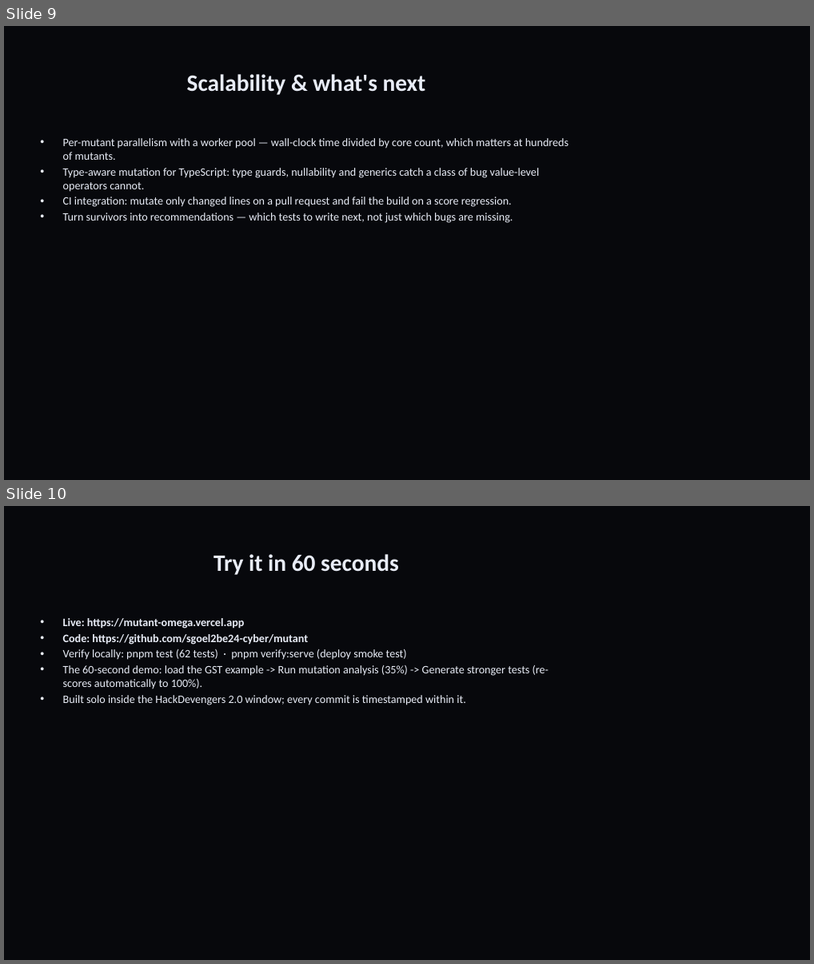
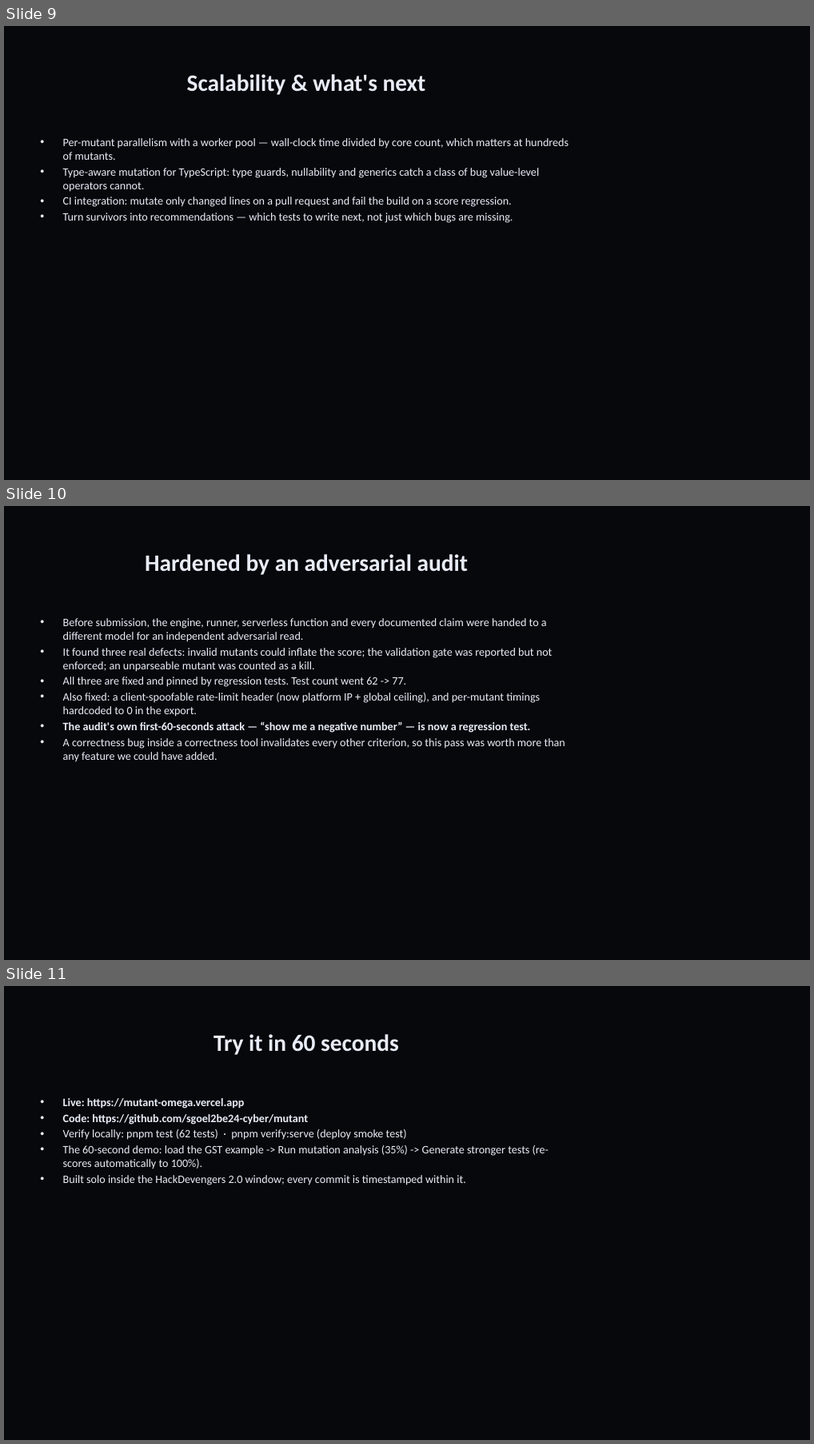
Before and after one commit to sgoel2be24-cyber/mutant, a slide deck: deck/Mutant-HackDevengers2.pptx. Shown one above the other, each under a label of ours: slides 9 and 10 before the commit, slides 9, 10 and 11 after it. The pictures are 814x964 and 814x1444 pixels, drawn with LibreOffice and Linux fonts; fonts in the diff are those of the drawing. Boxes give left, top, right and bottom in pixels: in the first picture for what was removed or moved away, otherwise in the second. Text is boxed around its words. In the diff, an @@ line names an element or a change of style, - is before the commit and + after.

Commit message:
docs+deck: document enforced guarantees, adversarial-audit hardening and resolution; collapse long survivor list

```diff
--- a/deck/Mutant-HackDevengers2.pptx
+++ b/deck/Mutant-HackDevengers2.pptx
@@ slide 10 added at (4, 506, 810, 960), background #07080C @@
@@ title added at (145, 554, 468, 575), 28 pt, text #E8ECF6, bold @@
+Hardened by an adversarial audit
@@ text added at (63, 618, 566, 762), 13.5 pt, text #E8ECF6 @@
+• Before submission, the engine, runner, serverless function and every documented claim were handed to a different model for an independent adversarial read.
+• It found three real defects: invalid mutants could inflate the score; the validation gate was reported but not enforced; an unparseable mutant was counted as a kill.
+• All three are fixed and pinned by regression tests. Test count went 62 -> 77.
+• Also fixed: a client-spoofable rate-limit header (now platform IP + global ceiling), and per-mutant timings hardcoded to 0 in the export.
+• The audit's own first-60-seconds attack — “show me a negative number” — is now a regression test.
+• A correctness bug inside a correctness tool invalidates every other criterion, so this pass was worth more than any feature we could have added.
@@ what was slide 10 is now slide 11 @@
```
Also in this commit, not shown: 2 slides changed, 4 other files.
